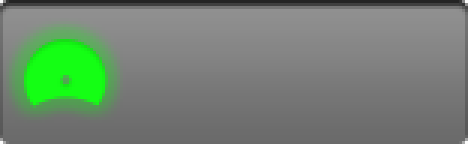
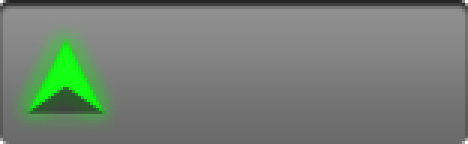
Layer changes from the first 468 × 144 image to the second:
pixels changed over [6, 21, 123, 129] (layer not identified)
